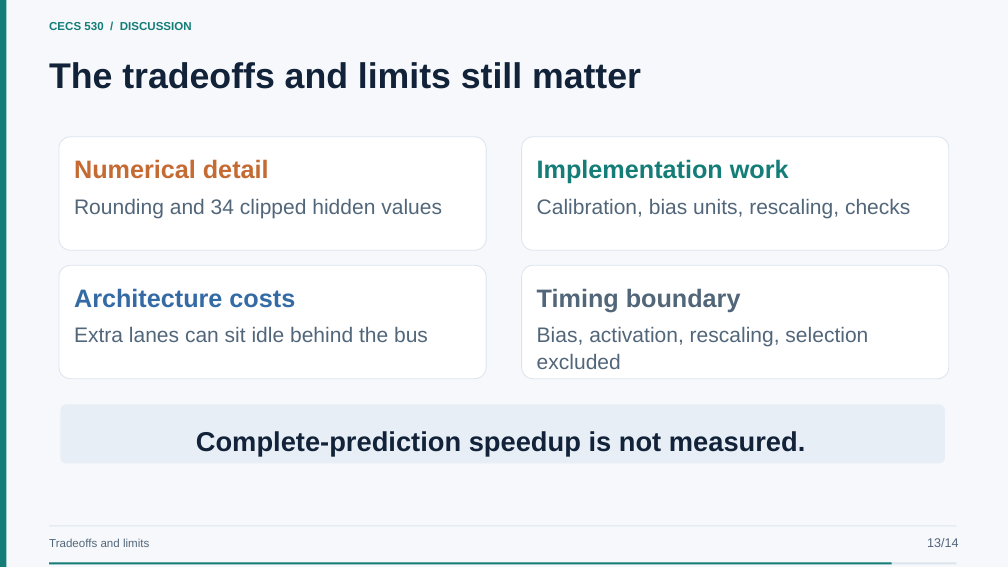
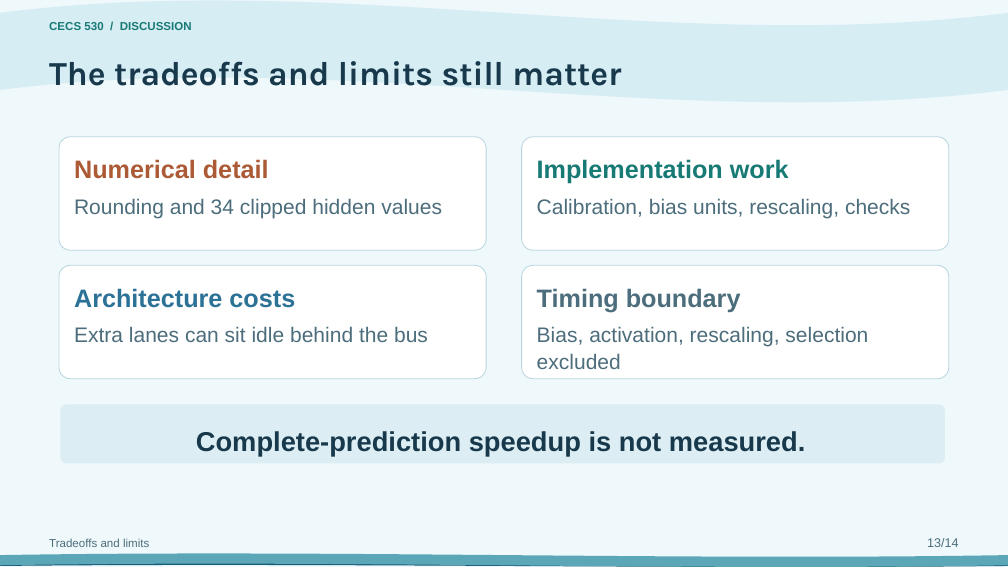
Before and after one commit to EnragedWaters/CECS-530-Quantized-Neural-Network-Accelerator, a slide deck: slide 13 of presentation/project-presentation.pptx. Drawn at 1008x567 pixels with LibreOffice and Linux fonts; fonts in the diff are those of the drawing. Boxes give left, top, right and bottom in pixels: in the first picture for what was removed or moved away, otherwise in the second. Text is boxed around its words. In the diff, an @@ line names an element or a change of style, - is before the commit and + after.

Commit message:
Use Ocean Waves theme for project presentation

```diff
--- a/presentation/project-presentation.pptx
+++ b/presentation/project-presentation.pptx
@@ background #F6F8FB to #EFF8FB @@
@@ rectangle removed at (0, 0, 7, 567) @@
@@ wave added at (0, 0, 1008, 103), fill #D7EDF4 @@
@@ text "CECS 530 / DISCUSSION" at (49, 22, 192, 30): text colour #147D78 to #187A75 @@
@@ text "The tradeoffs and limits still ..." at (49, 61, 621, 86): size 34 to 32 pt, font Arial to Karla, text colour #122339 to #18394C @@
@@ text "Numerical detail" at (74, 159, 269, 179): text colour #C46A32 to #AB5A35 @@
@@ outline #DCE5EE 0.8 pt to #B9D6DF 0.8 pt in 4 elements at (59, 137, 486, 250), (522, 137, 949, 250), (59, 265, 486, 379), (522, 265, 949, 379) @@
@@ text "Architecture costs" at (74, 288, 295, 308): text colour #356BA5 to #2B7296 @@
@@ rounded rectangle at (60, 405, 945, 464): fill #E7EEF6 to #DCEEF3 @@
@@ text "Complete-prediction speedup is not measured." at (196, 431, 805, 456): text colour #122339 to #18394C @@
@@ text "Tradeoffs and limits" at (49, 538, 149, 547): text colour #52667A to #4C6D7B @@
@@ text "13/14" at (927, 538, 958, 547): text colour #52667A to #4C6D7B @@
@@ wave added at (0, 559, 1008, 567), fill #175B7A @@
@@ wave added at (0, 554, 1008, 567), fill #5BA7B8 @@
@@ rectangle removed at (49, 563, 957, 565) @@
@@ rectangle removed at (49, 563, 892, 565) @@
```
Also in this commit, not shown: 17 other slides changed, 2 other files.
